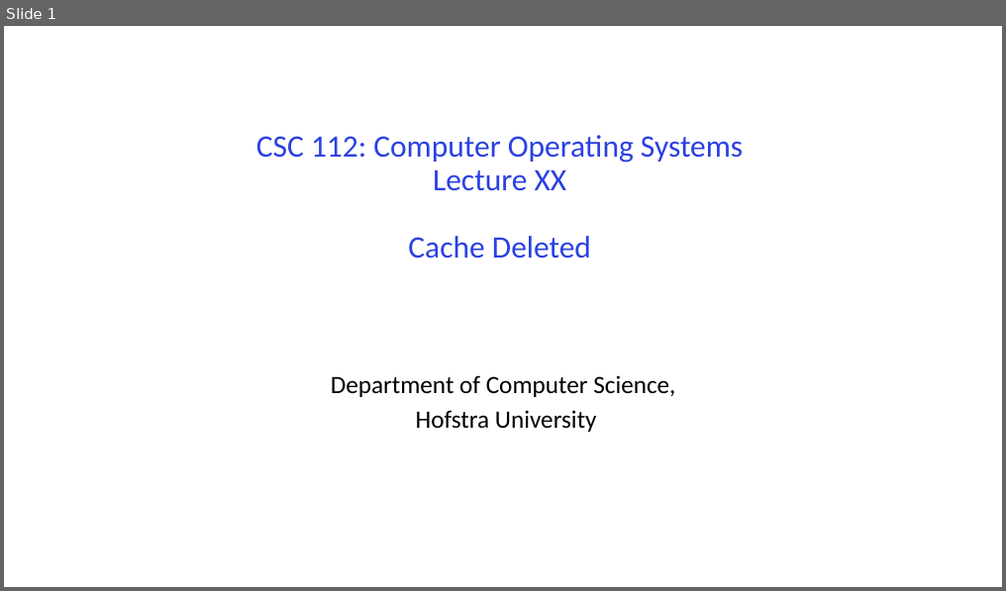
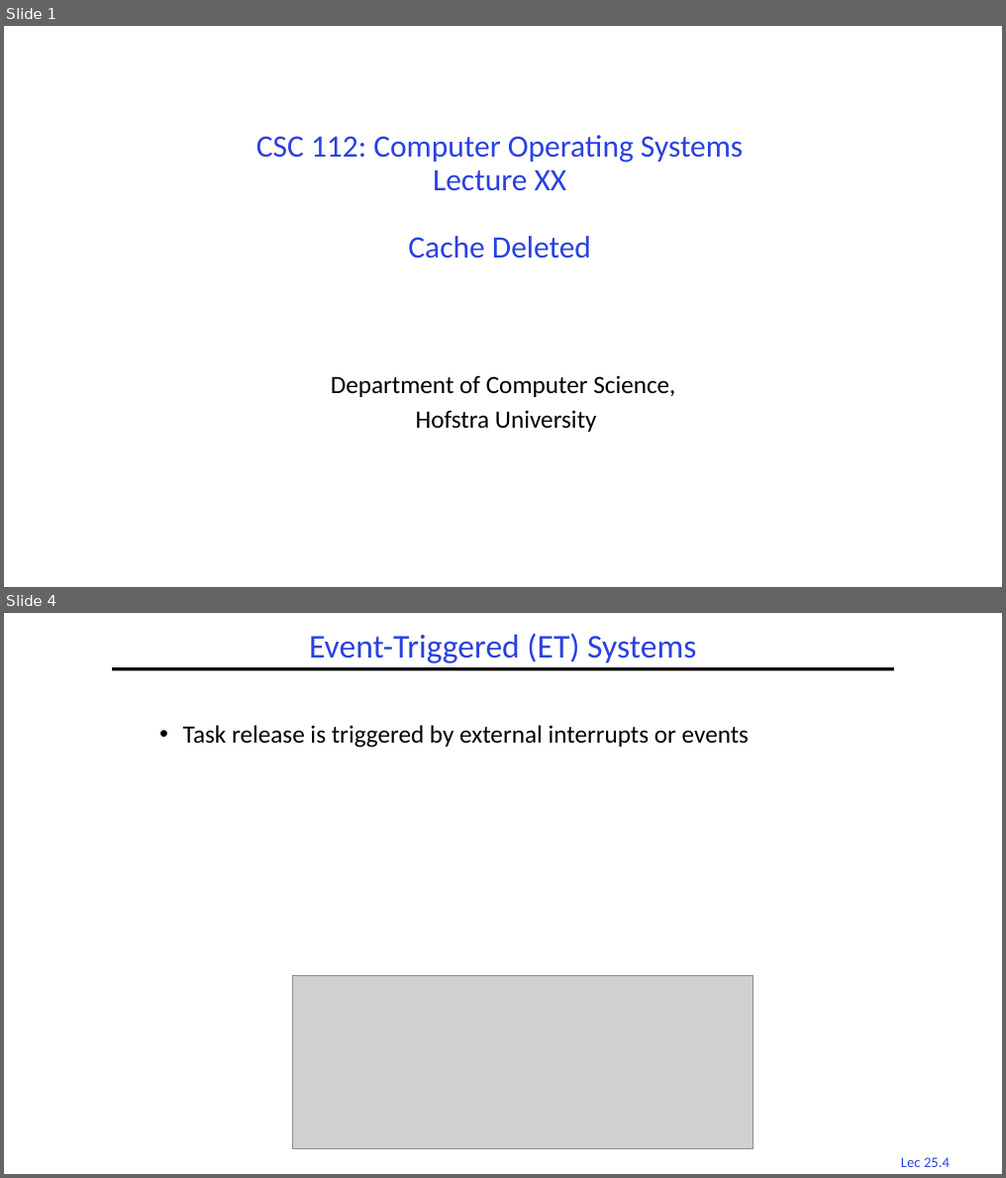
Before and after one commit to guhofstra/CSC256Fa25, a slide deck: PPTs/Deleted SLides.pptx. Shown one above the other, each under a label of ours: slide 1 before the commit, slides 1 and 4 after it; the slides between them are not shown. The pictures are 1006x591 and 1006x1178 pixels, drawn with LibreOffice and Linux fonts; fonts in the diff are those of the drawing; grey boxes stand for pictures. Boxes give left, top, right and bottom in pixels: in the first picture for what was removed or moved away, otherwise in the second. Text is boxed around its words. In the diff, an @@ line names an element or a change of style, - is before the commit and + after.

```diff
--- a/PPTs/Deleted SLides.pptx
+++ b/PPTs/Deleted SLides.pptx
@@ slide 4 added at [4, 613, 1002, 1174], background #FFFFFF @@
@@ title added at [309, 633, 696, 663], 32 pt, text #2A40E2 @@
+Event-Triggered (ET) Systems
@@ line added from (112, 669) to (894, 669), #000000 3 pt @@
@@ text added at [183, 725, 748, 748], 24 pt, text #000000 @@
+• Task release is triggered by external interrupts or events
@@ picture added at [292, 975, 753, 1150] @@
@@ page number added at [901, 1157, 949, 1167], 14 pt, text #2A40E2 @@
+Lec 25.4
```
Also in this commit, not shown: 18 other slides added, 19 other files.
